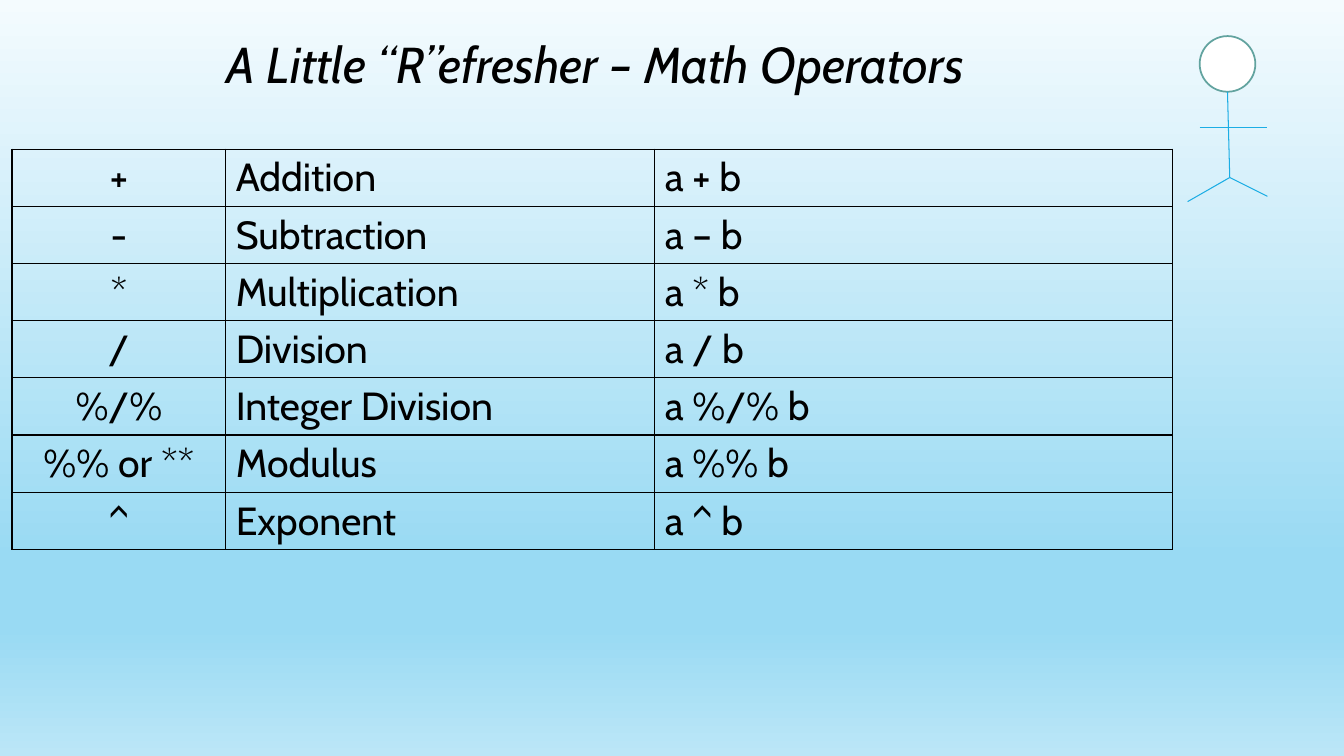
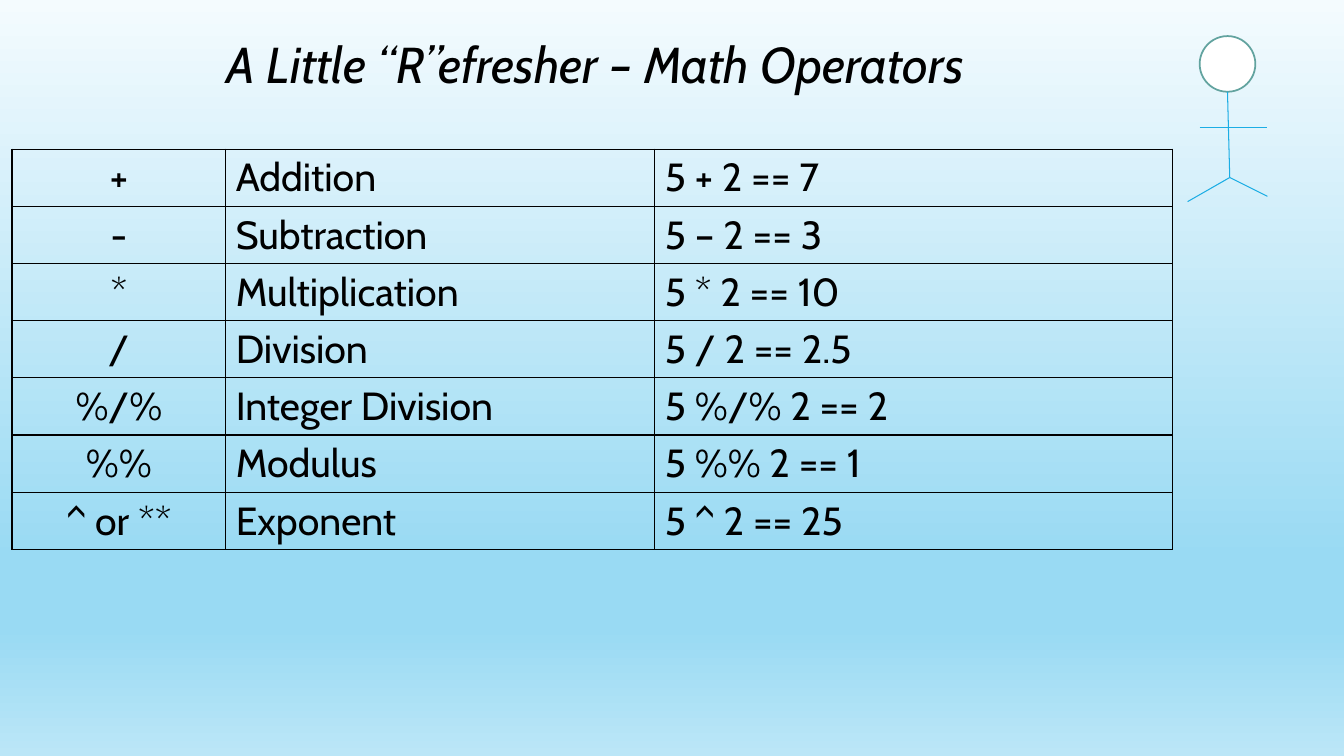
Before and after one commit to jayape/WestWI, a slide deck: slide 10 of R Session.pptx. Drawn at 1344x756 pixels with LibreOffice and Linux fonts; fonts in the diff are those of the drawing. Boxes give left, top, right and bottom in pixels: in the first picture for what was removed or moved away, otherwise in the second. Text is boxed around its words. In the diff, an @@ line names an element or a change of style, - is before the commit and + after.

```diff
--- a/R Session.pptx
+++ b/R Session.pptx
@@ table at bbox=[12, 149, 1173, 549] @@
-row 1, column 3: a + b
+row 1, column 3: 5 + 2 == 7
-row 2, column 3: a – b
+row 2, column 3: 5 – 2 == 3
-row 3, column 3: a * b
+row 3, column 3: 5 * 2 == 10
-row 4, column 3: a / b
+row 4, column 3: 5 / 2 == 2.5
-row 5, column 3: a %/% b
+row 5, column 3: 5 %/% 2 == 2
-row 6, column 1: %% or **
+row 6, column 1: %%
-row 6, column 3: a %% b
+row 6, column 3: 5 %% 2 == 1
-row 7, column 1: ^
+row 7, column 1: ^ or **
-row 7, column 3: a ^ b
+row 7, column 3: 5 ^ 2 == 25
```
Also in this commit, not shown: 1 other slide changed, 1 other file.
